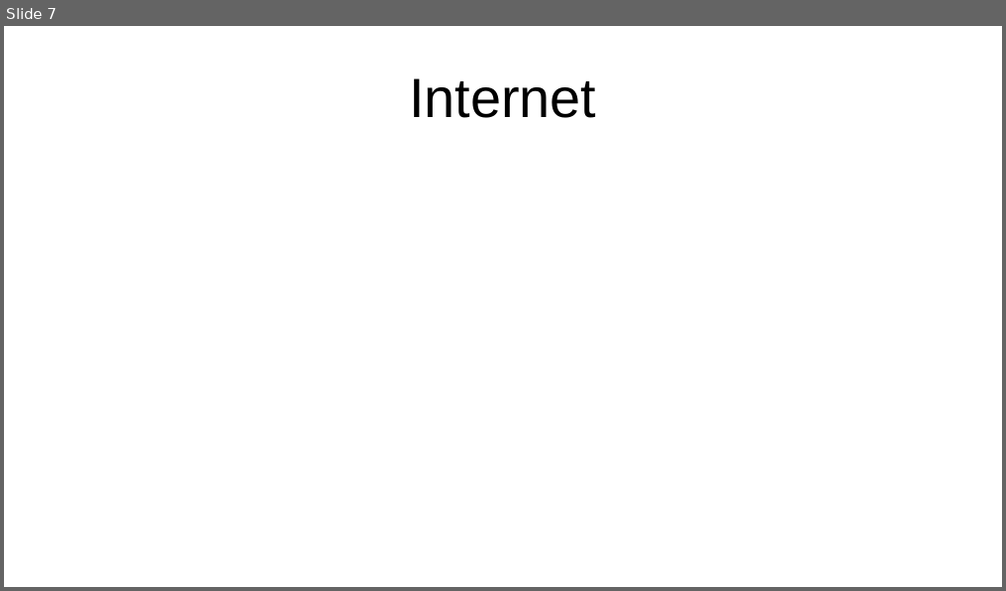
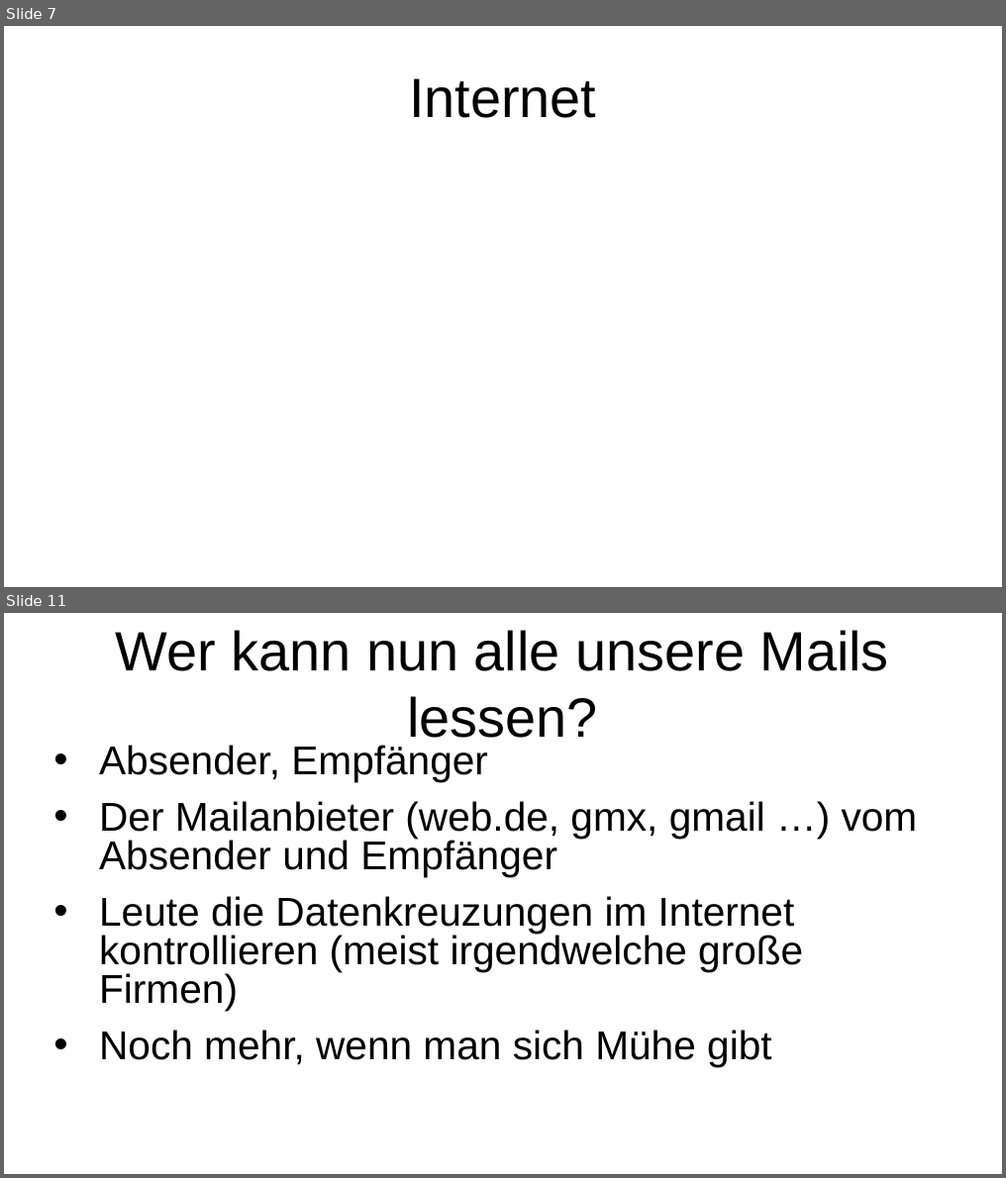
Before and after one commit to binary-bugs/mailVerschluesselung, a slide deck: präsi e-mail verschlüsselung.odp. Shown one above the other, each under a label of ours: slide 7 before the commit, slides 7 and 11 after it; the slides between them are not shown. The pictures are 1006x591 and 1006x1178 pixels, drawn with LibreOffice and Linux fonts; fonts in the diff are those of the drawing. Boxes give left, top, right and bottom in pixels: in the first picture for what was removed or moved away, otherwise in the second. Text is boxed around its words. In the diff, an @@ line names an element or a change of style, - is before the commit and + after.

```diff
--- a/präsi e-mail verschlüsselung.odp
+++ b/präsi e-mail verschlüsselung.odp
@@ slide 11 added at bbox=[4, 613, 1002, 1174], background #FFFFFF @@
@@ title added at bbox=[116, 630, 889, 738], 44 pt, text #000000 @@
+Wer kann nun alle unsere Mails lessen?
@@ text added at bbox=[99, 745, 918, 1067], 32 pt, text #000000 @@
+• Absender, Empfänger
+• Der Mailanbieter (web.de, gmx, gmail …) vom Absender und Empfänger
+• Leute die Datenkreuzungen im Internet kontrollieren (meist irgendwelche große Firmen)
+• Noch mehr, wenn man sich Mühe gibt
```
Also in this commit, not shown: 3 slides changed, 10 other slides added, 1 slide removed.
